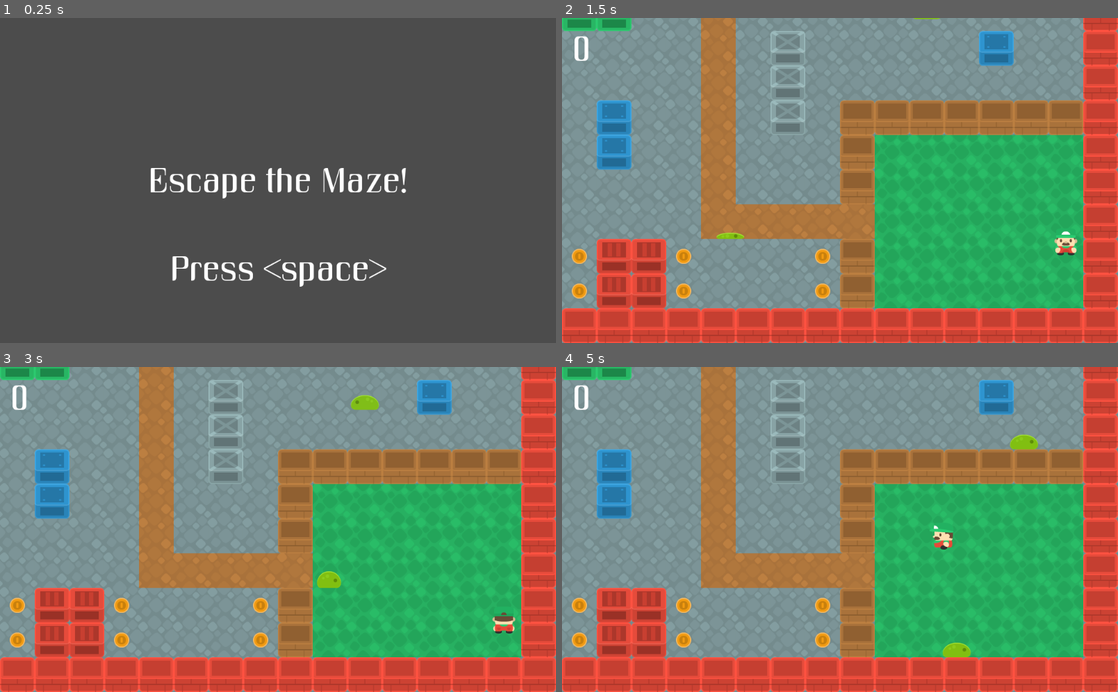
Above: before the commit, frames 1-4 (two rows, left to right).
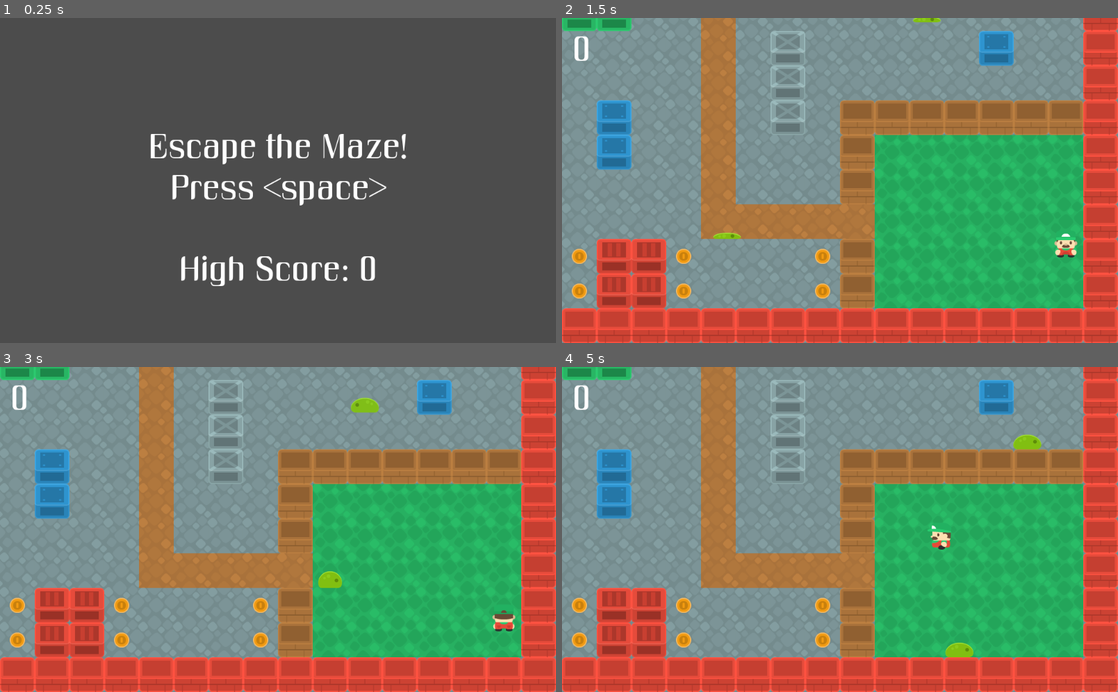
Above: after the commit, the same moments.

Repository: beef-erikson/EscapeTheMaze
Game: Godot game, scene res://ui/StartScreen.tscn
Same seed, same stepped clock (60 frames per second), same inputs: the game is played once before the commit and once after it. The project has no main scene, so this scene is started directly.
Inputs:
- Up to frame 1 (0.25 s): no input
- Up to frame 2 (1.5 s): tap Space (ui_select) at 0.5, 1.35 s; hold Right (right) 0.53-1.28 s; hold Space (ui_select) 0.53-1.28 s; hold Down (down) from 1.28 s (still down)
- Up to frame 3 (3 s): tap Space (ui_select) at 1.52, 1.82, 2.85 s; release Down (down) at 2.03 s; hold Right (right) 2.03-2.78 s; hold Space (ui_select) 2.03-2.78 s; hold Up (up) from 2.78 s (still down)
- Up to frame 4 (5 s): tap Space (ui_select) at 3.02, 3.32, 4.35, 4.52, 4.82 s; release Up (up) at 3.53 s; hold Space (ui_select) 3.53-4.28 s; hold Left (left) from 3.53 s (still down)

The runs differ from the first frame. In frame 1, 4.4% of the frame differs, in the area x 27-74%, y 35-83%; in frame 2, 0.3%; in frame 3, 0.3%; in frame 4, 0.3%.

Commit message:
mini game finished. death animation, sounds, and modulation tweaks done

Diff:
--- a/Global.gd
+++ b/Global.gd
@@ -1,12 +1,20 @@
 extends Node
 
 var score
+var highscore = 0
+var score_file = "user://highscore.txt"
+
 var levels = ['res://levels/Level1.tscn',
 			  'res://levels/Level2.tscn']
 var current_level
 
 var start_screen = 'res://ui/StartScreen.tscn'
 var end_screen = 'res://ui/EndScreen.tscn'
+
+
+# Runs setup on game start
+func _ready():
+	setup()
 
 
 # Starts new game, starting back to the first level and resetting score
@@ -16,8 +24,11 @@
 	next_level()
 
 
-# Game over, loads end screen
+# Game over, checks score against highscore, updates if higher, and loads end screen
 func game_over():
+	if score > highscore:
+		highscore = score
+		save_score()
 	get_tree().change_scene(end_screen)
 
 
@@ -30,3 +41,21 @@
 		game_over()
 	else:
 		get_tree().change_scene(levels[current_level])
+
+
+# Reads in highscore if file exists
+func setup():
+	var f = File.new()
+	if f.file_exists(score_file):
+		f.open(score_file, File.READ)
+		var content = f.get_as_text()
+		highscore = int(content)
+		f.close()
+
+
+# Saves new high score
+func save_score():
+	var f = File.new()
+	f.open(score_file, File.WRITE)
+	f.store_string(str(highscore))
+	f.close()
--- a/character/Character.gd
+++ b/character/Character.gd
@@ -42,7 +42,7 @@
 	# Moves a full tile and uses a sine transition for a smooth movement speed
 	$MoveTween.interpolate_property(self, "position", position,
 				position + moves[facing] * tile_size,
-				1.0 / speed, Tween.TRANS_SINE, Tween.EASE_IN_OUT)
+				1.0 / speed, Tween.TRANS_CUBIC, Tween.EASE_IN_OUT)
 	$MoveTween.start()
 	return true
 
--- a/items/pickup/Pickup.gd
+++ b/items/pickup/Pickup.gd
@@ -27,11 +27,15 @@
 	position = pos
 
 
-# Item picked up - adds 1 to score through emit, disabled collision, and starts tween
+# Item picked up - adds 1 to score through emit when coin, disabled collision, and starts tween
 func pickup():
 	match type:
 		'coin':
 			emit_signal('coin_pickup', 1)
+			$CoinPickup.play()
+		'key_red':
+			$KeyPickup.play()
+
 	$CollisionShape2D.disabled = true
 	$Tween.start()
 
--- a/items/pickup/Pickup.tscn
+++ b/items/pickup/Pickup.tscn
@@ -1,6 +1,8 @@
-[gd_scene load_steps=3 format=2]
+[gd_scene load_steps=5 format=2]
 
 [ext_resource path="res://items/pickup/Pickup.gd" type="Script" id=1]
+[ext_resource path="res://assets/audio/key_grabbed.ogg" type="AudioStream" id=2]
+[ext_resource path="res://assets/audio/coin_pickup.ogg" type="AudioStream" id=3]
 
 [sub_resource type="RectangleShape2D" id=1]
 extents = Vector2( 32, 32 )
@@ -16,4 +18,10 @@
 shape = SubResource( 1 )
 
 [node name="Tween" type="Tween" parent="."]
+
+[node name="KeyPickup" type="AudioStreamPlayer" parent="."]
+stream = ExtResource( 2 )
+
+[node name="CoinPickup" type="AudioStreamPlayer" parent="."]
+stream = ExtResource( 3 )
 [connection signal="tween_completed" from="Tween" to="." method="_on_Tween_tween_completed"]
--- a/player/Player.gd
+++ b/player/Player.gd
@@ -6,7 +6,7 @@
 signal win
 
 
-
+# Sets player scale back to normal (shrinks on death)
 func _ready():
 	$Sprite.scale = Vector2(1, 1)
 
@@ -17,13 +17,20 @@
 		for dir in moves.keys():
 			if Input.is_action_pressed(dir):
 				if move(dir):
+					$Footsteps.play()
 					emit_signal("moved")
 
 
 # Emits signals based on if and what the player collides with
 func _on_Player_area_entered(area):
-	# Player hit enemy, player dead
+	# Player hit enemy; hide enemy, stop processing, disable collision, and play death sound/anim
 	if area.is_in_group('enemies'):
+		area.hide()
+		set_process(false)
+		$CollisionShape2D.disabled = true
+		$Lose.play()
+		$AnimationPlayer.play('die')
+		yield($AnimationPlayer, 'animation_finished')
 		emit_signal('dead')
 
 	# If an object has a pickup method, emit based on what is picked up
@@ -31,5 +38,9 @@
 		area.pickup()
 		if area.type == 'key_red':
 			emit_signal('grabbed_key')
+		# Level finished, plays sound and disables collision
 		if area.type == 'star':
+			$Win.play()
+			$CollisionShape2D.disabled = true
+			yield($Win, 'finished')
 			emit_signal('win')
--- a/player/Player.tscn
+++ b/player/Player.tscn
@@ -1,8 +1,39 @@
-[gd_scene load_steps=4 format=2]
+[gd_scene load_steps=8 format=2]
 
 [ext_resource path="res://character/Character.tscn" type="PackedScene" id=1]
 [ext_resource path="res://player/Player.gd" type="Script" id=2]
 [ext_resource path="res://assets/player.png" type="Texture" id=3]
+[ext_resource path="res://assets/audio/win.ogg" type="AudioStream" id=4]
+[ext_resource path="res://assets/audio/lose.wav" type="AudioStream" id=5]
+[ext_resource path="res://assets/audio/footsteps.wav" type="AudioStream" id=6]
+
+[sub_resource type="Animation" id=1]
+resource_name = "die"
+length = 2.0
+tracks/0/type = "value"
+tracks/0/path = NodePath("Sprite:rotation_degrees")
+tracks/0/interp = 1
+tracks/0/loop_wrap = true
+tracks/0/imported = false
+tracks/0/enabled = true
+tracks/0/keys = {
+"times": PoolRealArray( 0, 2 ),
+"transitions": PoolRealArray( 1, 1 ),
+"update": 0,
+"values": [ 0.0, 360.0 ]
+}
+tracks/1/type = "value"
+tracks/1/path = NodePath("Sprite:scale")
+tracks/1/interp = 1
+tracks/1/loop_wrap = true
+tracks/1/imported = false
+tracks/1/enabled = true
+tracks/1/keys = {
+"times": PoolRealArray( 0.00300543, 2 ),
+"transitions": PoolRealArray( 1, 1 ),
+"update": 0,
+"values": [ Vector2( 1, 1 ), Vector2( 0.2, 0.2 ) ]
+}
 
 [node name="Player" instance=ExtResource( 1 )]
 position = Vector2( 88.4211, 12.6315 )
@@ -11,9 +42,24 @@
 script = ExtResource( 2 )
 
 [node name="Sprite" parent="." index="0"]
+rotation = 6.28319
+scale = Vector2( 0.2, 0.2 )
 texture = ExtResource( 3 )
 frame = 19
 
+[node name="AnimationPlayer" parent="." index="7"]
+anims/die = SubResource( 1 )
+
 [node name="Camera2D" type="Camera2D" parent="." index="8"]
 current = true
+
+[node name="Win" type="AudioStreamPlayer" parent="." index="9"]
+stream = ExtResource( 4 )
+
+[node name="Lose" type="AudioStreamPlayer" parent="." index="10"]
+stream = ExtResource( 5 )
+
+[node name="Footsteps" type="AudioStreamPlayer" parent="." index="11"]
+stream = ExtResource( 6 )
+volume_db = -30.0
 [connection signal="area_entered" from="." to="." method="_on_Player_area_entered"]
--- a/ui/StartScreen.gd
+++ b/ui/StartScreen.gd
@@ -5,3 +5,8 @@
 func _input(event):
 	if event.is_action_pressed('ui_select'):
 		Global.new_game()
+
+
+# Displays high score
+func _ready():
+	$ScoreNotice.text = "High Score: " + str(Global.highscore)
--- a/ui/StartScreen.tscn
+++ b/ui/StartScreen.tscn
@@ -14,7 +14,8 @@
 
 [node name="Label" type="Label" parent="."]
 anchor_right = 1.0
-anchor_bottom = 1.0
+margin_top = 200.0
+margin_bottom = 74.0
 custom_fonts/font = SubResource( 1 )
 text = "Escape the Maze!"
 align = 1
@@ -23,6 +24,15 @@
 [node name="Label2" type="Label" parent="."]
 anchor_right = 1.0
 anchor_bottom = 1.0
+margin_bottom = -250.0
+custom_fonts/font = SubResource( 1 )
+text = "Press <space>"
+align = 1
+valign = 2
+
+[node name="ScoreNotice" type="Label" parent="."]
+anchor_right = 1.0
+anchor_bottom = 1.0
 margin_bottom = -100.0
 custom_fonts/font = SubResource( 1 )
 text = "Press <space>"
